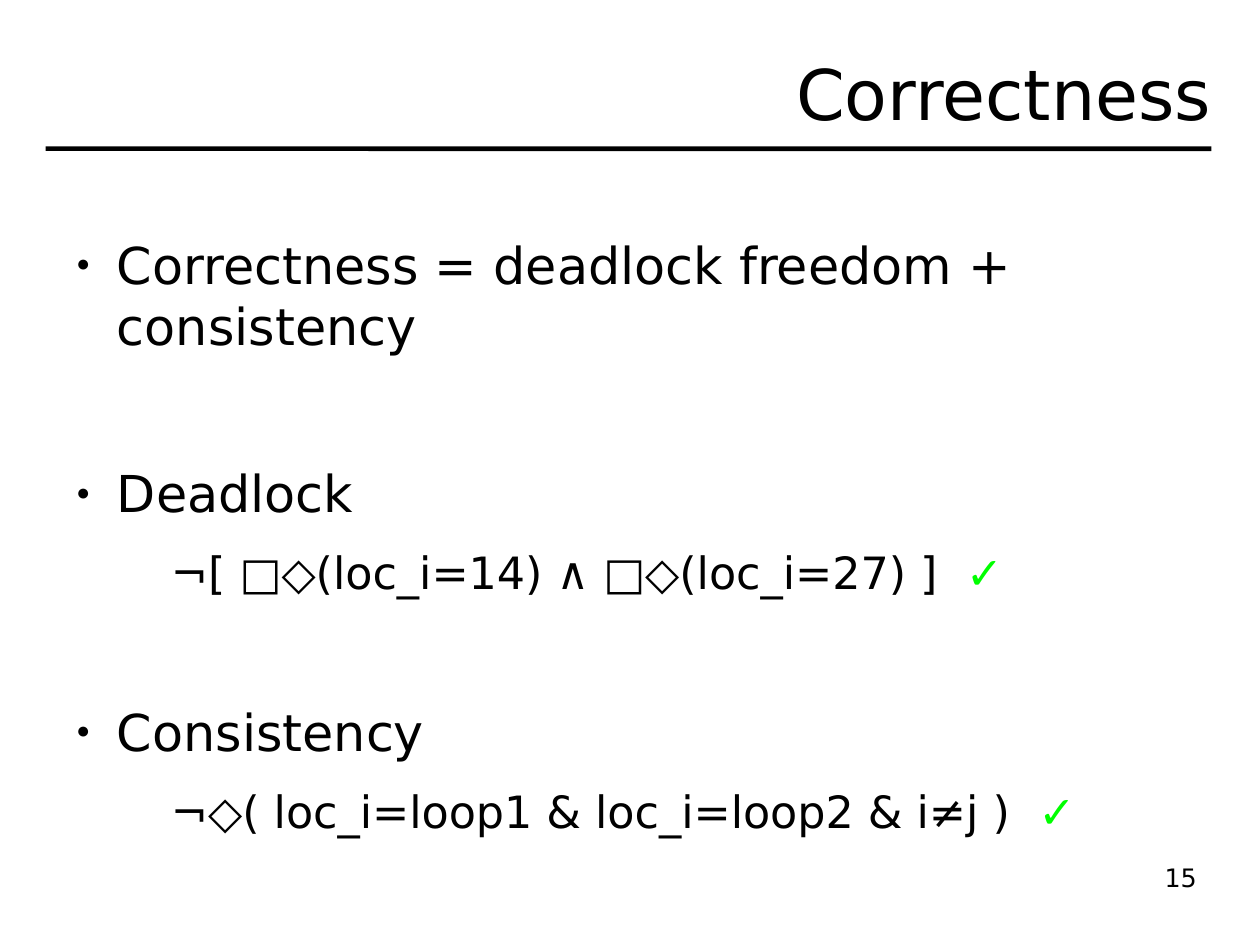
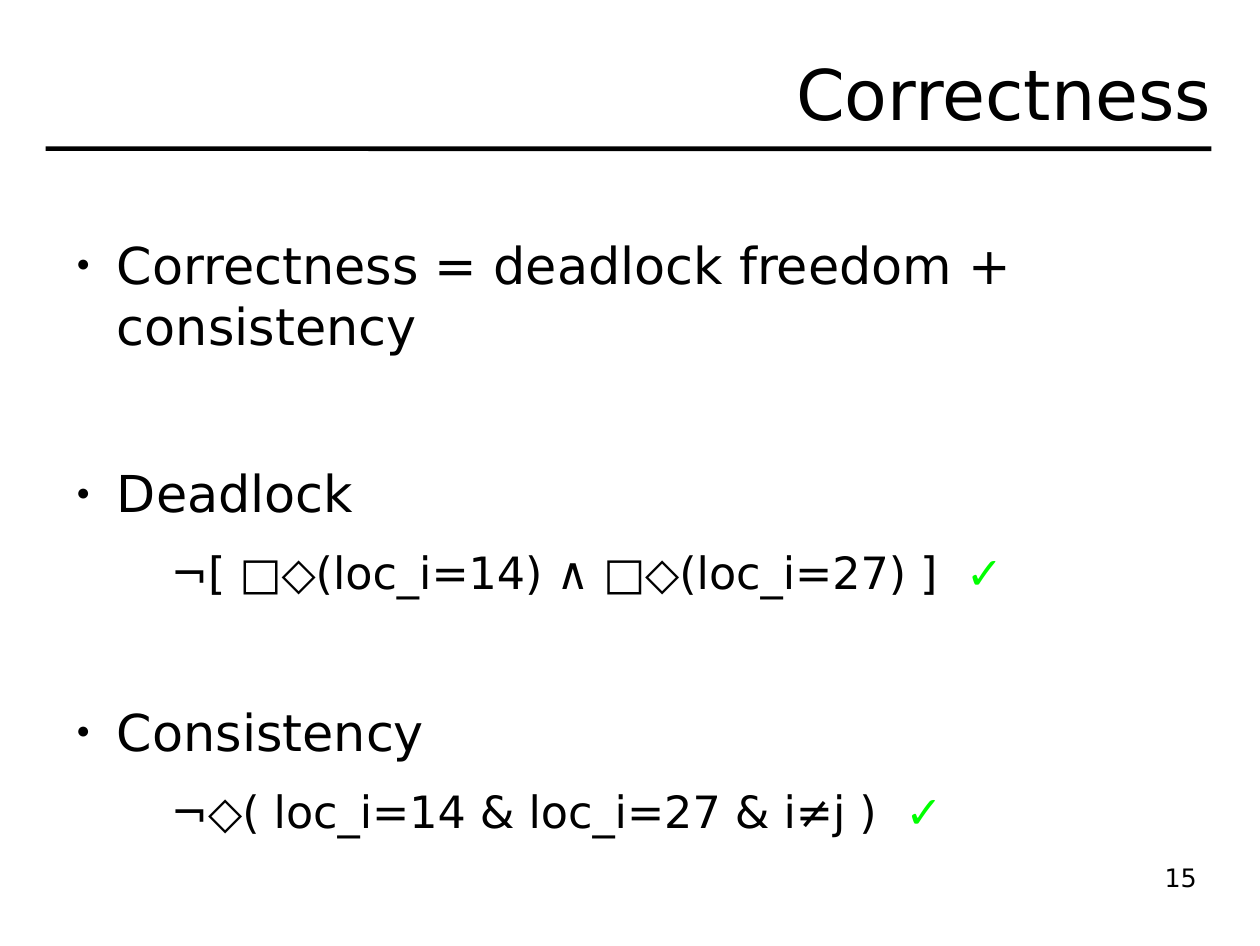
Before and after one commit to hydroo/minor-thesis-barriers, a slide deck: slide 15 of presentation/slides.odp. Drawn at 1260x946 pixels with LibreOffice and Linux fonts; fonts in the diff are those of the drawing. Boxes give left, top, right and bottom in pixels: in the first picture for what was removed or moved away, otherwise in the second. Text is boxed around its words. In the diff, an @@ line names an element or a change of style, - is before the commit and + after.

```diff
--- a/presentation/slides.odp
+++ b/presentation/slides.odp
@@ text at box(274, 794, 846, 838): text changed @@
-  ¬◇( loc_i=loop1 & loc_i=loop2 & i≠j ) ✓
+  ¬◇( loc_i=14 & loc_i=27 & i≠j ) ✓
```
Also in this commit, not shown: 2 other slides changed.
